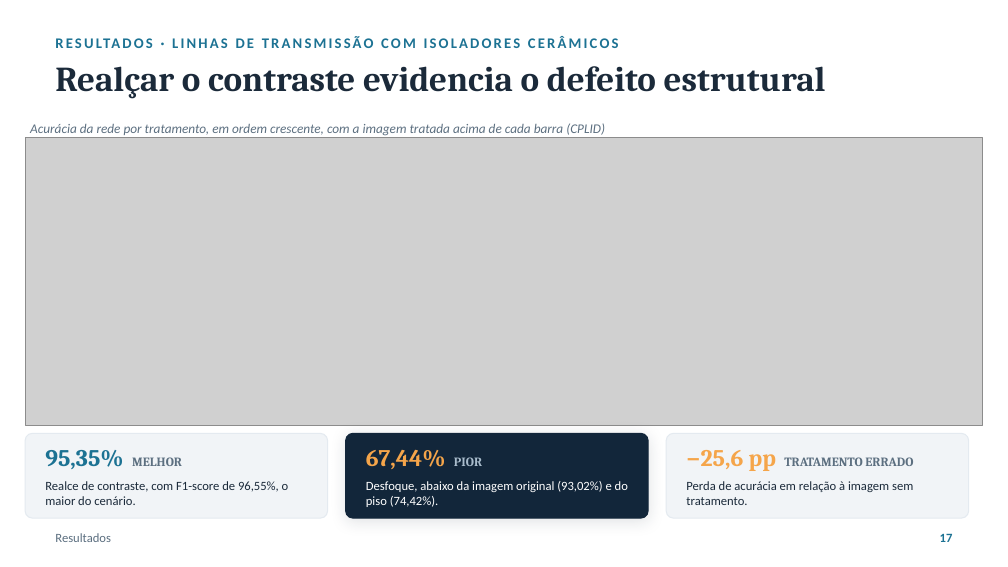
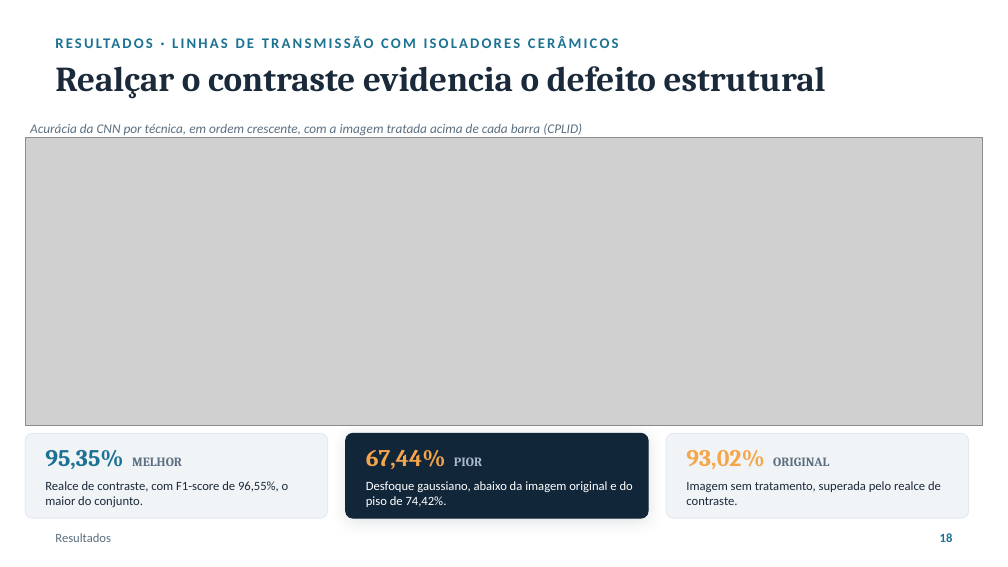
Before and after one commit to luanws/masters-thesis, a slide deck: slide 18 of presentation/defesa.pptx (slide 17 before the commit). Drawn at 1008x567 pixels with LibreOffice and Linux fonts; fonts in the diff are those of the drawing; grey boxes stand for pictures. Boxes give left, top, right and bottom in pixels: in the first picture for what was removed or moved away, otherwise in the second. Text is boxed around its words. In the diff, an @@ line names an element or a change of style, - is before the commit and + after.

```diff
--- a/presentation/defesa.pptx
+++ b/presentation/defesa.pptx
@@ text at bbox=[30, 123, 582, 135]: text changed @@
-Acurácia da rede por tratamento, em ordem crescente, com a imagem tratada acima de cada barra (CPLID)
+Acurácia da CNN por técnica, em ordem crescente, com a imagem tratada acima de cada barra (CPLID)
@@ text at bbox=[686, 450, 829, 469]: text changed @@
-−25,6 pp TRATAMENTO ERRADO
+93,02% ORIGINAL
@@ text at bbox=[45, 481, 289, 507]: text changed @@
-Realce de contraste, com F1-score de 96,55%, o maior do cenário.
+Realce de contraste, com F1-score de 96,55%, o maior do conjunto.
@@ text at bbox=[366, 481, 633, 507]: text changed @@
-Desfoque, abaixo da imagem original (93,02%) e do piso (74,42%).
+Desfoque gaussiano, abaixo da imagem original e do piso de 74,42%.
@@ text at bbox=[686, 481, 941, 505]: text changed @@
-Perda de acurácia em relação à imagem sem tratamento.
+Imagem sem tratamento, superada pelo realce de contraste.
@@ text at bbox=[940, 533, 953, 542]: text changed @@
-17
+18
```
Also in this commit, not shown: 19 other slides changed, 6 slides added, 13 slides removed, 3 other files.
